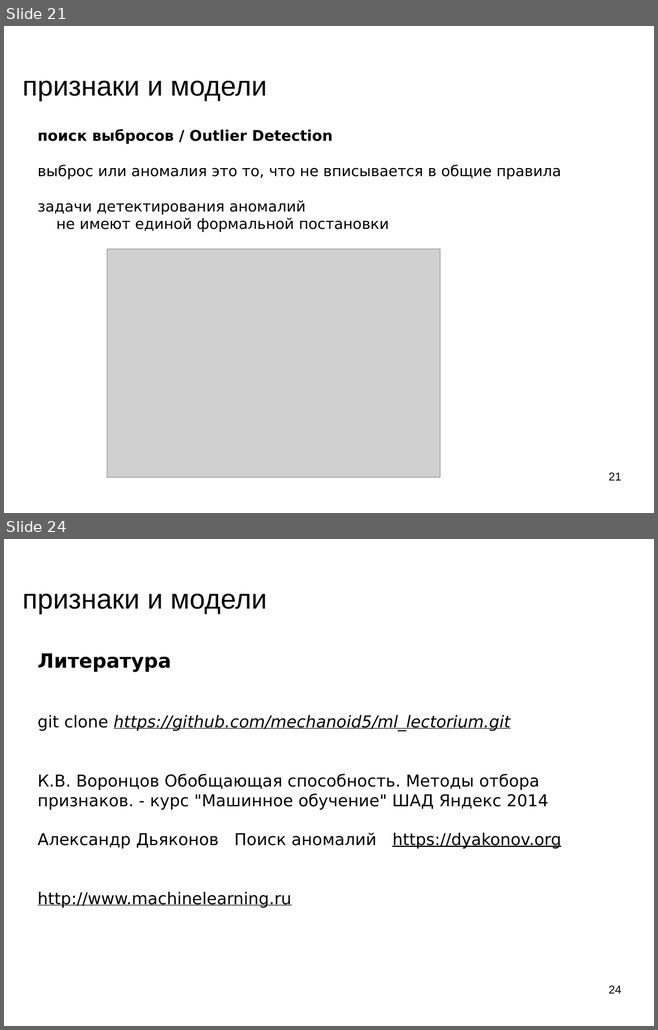
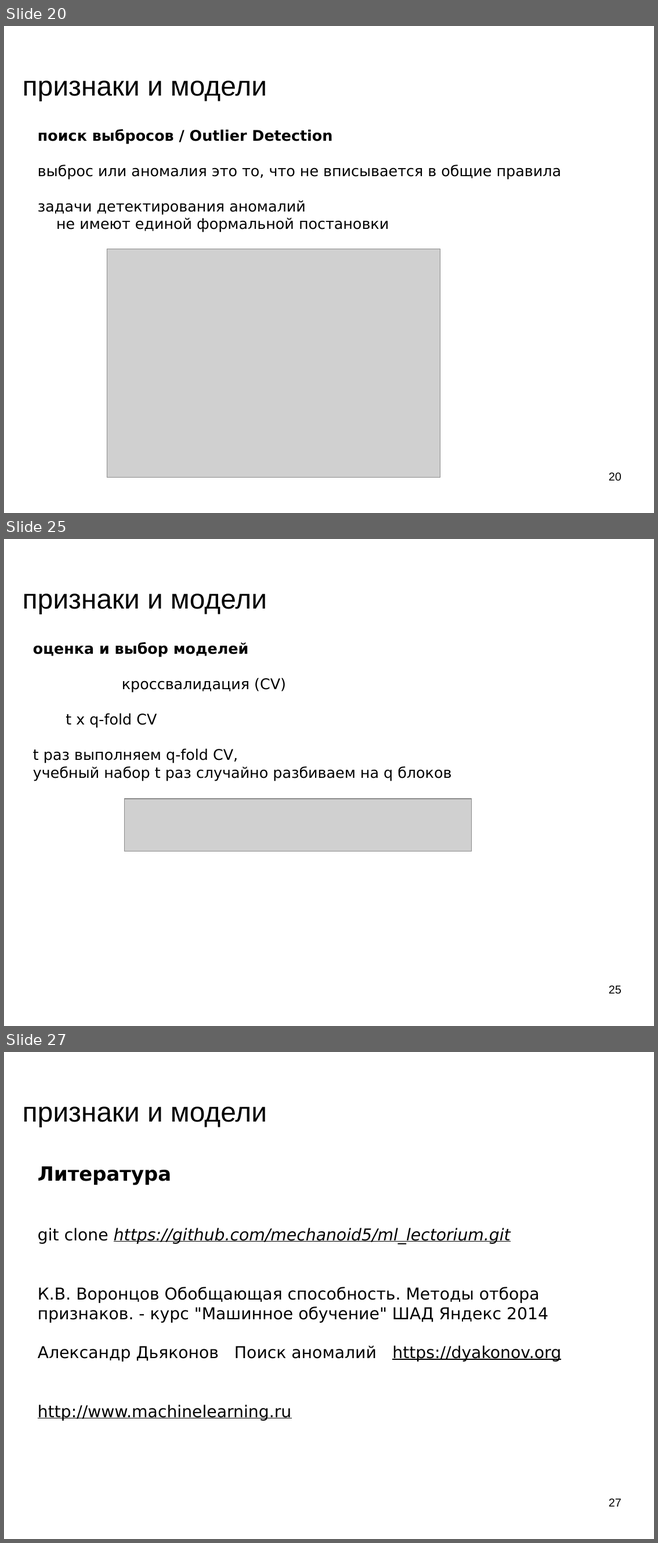
Before and after one commit to mechanoid5/ml_lectorium_legacy, a slide deck: 12-fetch-anomal.odp. Shown one above the other, each under a label of ours: slides 21 and 24 before the commit, slides 20, 25 and 27 after it; the slides between them are not shown. The pictures are 658x1030 and 658x1543 pixels, drawn with LibreOffice and Linux fonts; fonts in the diff are those of the drawing; grey boxes stand for pictures; background and template pictures are left out. Boxes give left, top, right and bottom in pixels: in the first picture for what was removed or moved away, otherwise in the second. Text is boxed around its words. In the diff, an @@ line names an element or a change of style, - is before the commit and + after.

```diff
--- a/12-fetch-anomal.odp
+++ b/12-fetch-anomal.odp
@@ slide 25 added at [4, 539, 654, 1026], background picture (left out) @@
@@ title added at [23, 594, 267, 614], 33.9 pt, text #000000 @@
+признаки и модели
@@ text added at [33, 642, 451, 781], 18 pt, text #000000 @@
+оценка и выбор моделей
+кроссвалидация (CV)
+t x q-fold CV
+t раз выполняем q-fold CV,
+учебный набор t раз случайно разбиваем на q блоков
@@ picture added at [125, 799, 472, 852] @@
@@ page number added at [608, 986, 621, 994], 14 pt, text #000000 @@
+25
@@ what was slide 21 is now slide 20 @@
@@ page number at [608, 473, 621, 481]: text changed @@
-21
+20
@@ what was slide 24 is now slide 27 @@
@@ page number at [608, 1499, 621, 1507]: text changed @@
-24
+27
```
Also in this commit, not shown: 4 slides changed, 3 other slides added, 1 slide removed.
